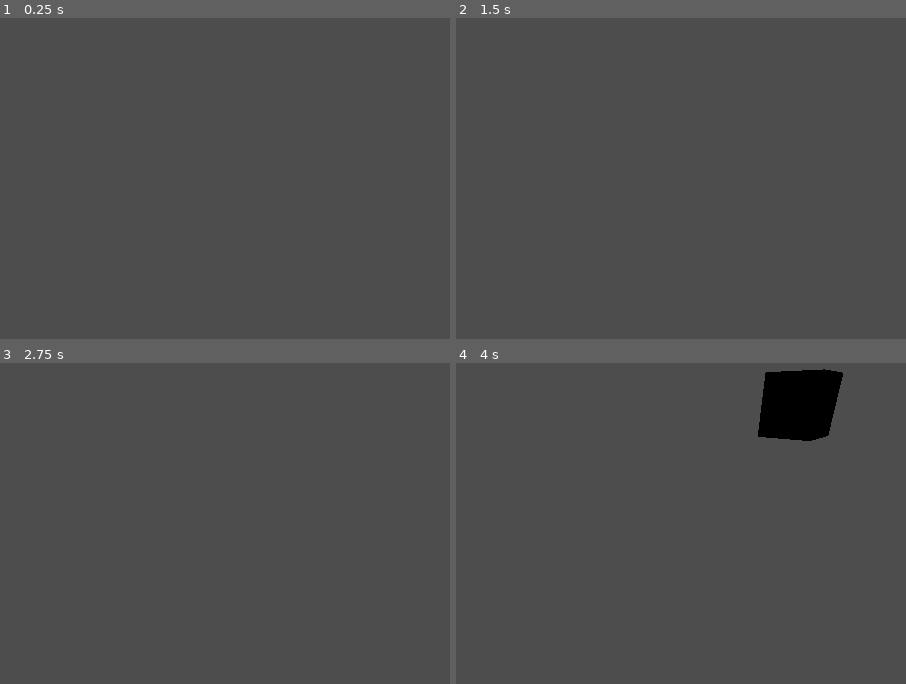
Above: before the commit, frames 1-4 (two rows, left to right).
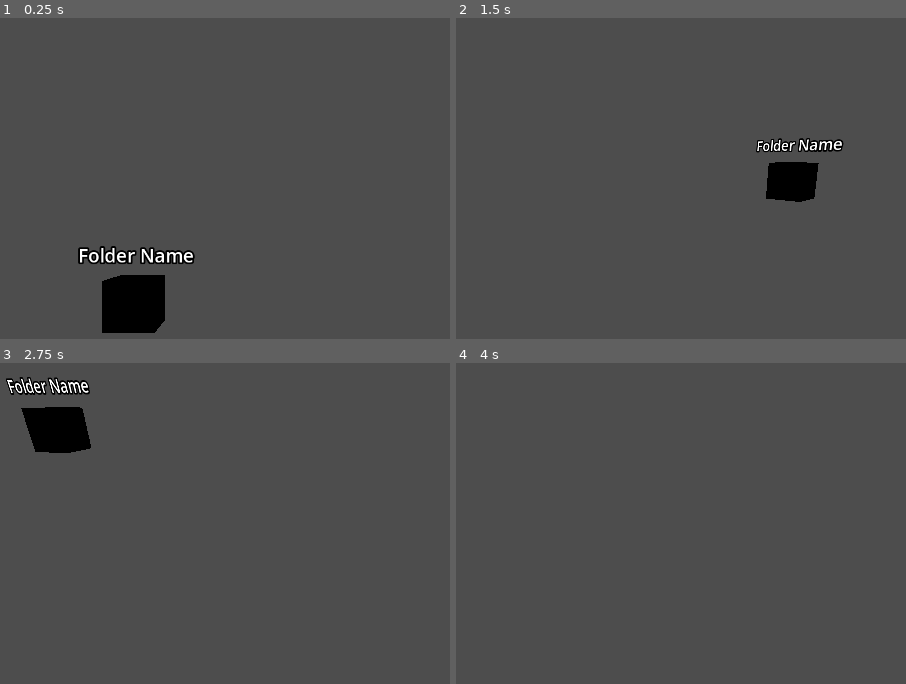
Above: after the commit, the same moments.

Repository: KobiWare/Feiler-File-Manager-2.0
Game: Godot game, scene res://scenes/main.tscn
Two runs of this game, one before a commit and one after it. Both use one fixed random seed, a clock stepped at 60 frames per second and the inputs below.
Inputs (mouse positions are in pixels of both pictures, inside the frame that each line leads up to):
- Up to frame 1 (0.25 s): no input
- Up to frame 2 (1.5 s): tap Enter (ui_accept) at 0.5, 0.77, 1.25 s; move the mouse to (861, 220) at 0.52 s; hold D (right) 0.53-1.25 s; tap Q at 0.6 s; click (861, 220) at 0.67 s; drag from (523, 265) to (645, 332) at 1.27 s
- Up to frame 3 (2.75 s): tap Enter (ui_accept) at 2 s; move the mouse to (310, 488) at 2.02 s; hold D (right) from 2.03 s (still down); tap Shift at 2.1 s
- Up to frame 4 (4 s): release D (right) at 2.75 s; drag from (645, 677) to (outside the picture) at 2.77 s; tap Enter (ui_accept) at 3.5, 3.77 s; move the mouse to (outside the picture) at 3.52 s; hold A (left) from 3.53 s (still down); tap Q at 3.6 s

The runs differ from the first frame. In frame 1, 3.5% of the frame differs, in the area x 17-44%, y 71-99%; in frame 2, 1.9%; in frame 3, 2.5%; in frame 4, 3.5%, in the area x 67-86%, y 1-25%.

Commit message:
minor relocations

Diff:
--- a/scenes/main.tscn
+++ b/scenes/main.tscn
@@ -24,17 +24,18 @@
 transform = Transform3D(-1, 0, -8.74228e-08, 0, 1, 0, 8.74228e-08, 0, -1, 0, -1.27585, 4.9104)
 
 [node name="MeshInstance3D" type="MeshInstance3D" parent="Folder"]
+transform = Transform3D(-1, 0, -8.74228e-08, 0, 1, 0, 8.74228e-08, 0, -1, 2, 0, 11)
 mesh = SubResource("BoxMesh_sq4gk")
 
 [node name="Area3D" type="Area3D" parent="Folder"]
 script = ExtResource("2_up1xc")
 
 [node name="CollisionShape3D" type="CollisionShape3D" parent="Folder/Area3D"]
-transform = Transform3D(1, 0, 0, 0, 1, 0, 0, 0, 1, 0, -0.000989676, 0)
+transform = Transform3D(-1, 0, -8.74228e-08, 0, 1, 0, 8.74228e-08, 0, -1, 2, -0.000989676, 11)
 shape = SubResource("BoxShape3D_b4xj5")
 
 [node name="Label3D" type="Label3D" parent="Folder/Area3D"]
-transform = Transform3D(1, 0, 0, 0, 1, 0, 0, 0, 1, 0, 0.971506, 0)
+transform = Transform3D(-1, 0, -8.74228e-08, 0, 1, 0, 8.74228e-08, 0, -1, 2, 0.971506, 11)
 pixel_size = 0.0121
 text = "Folder Name"
 
